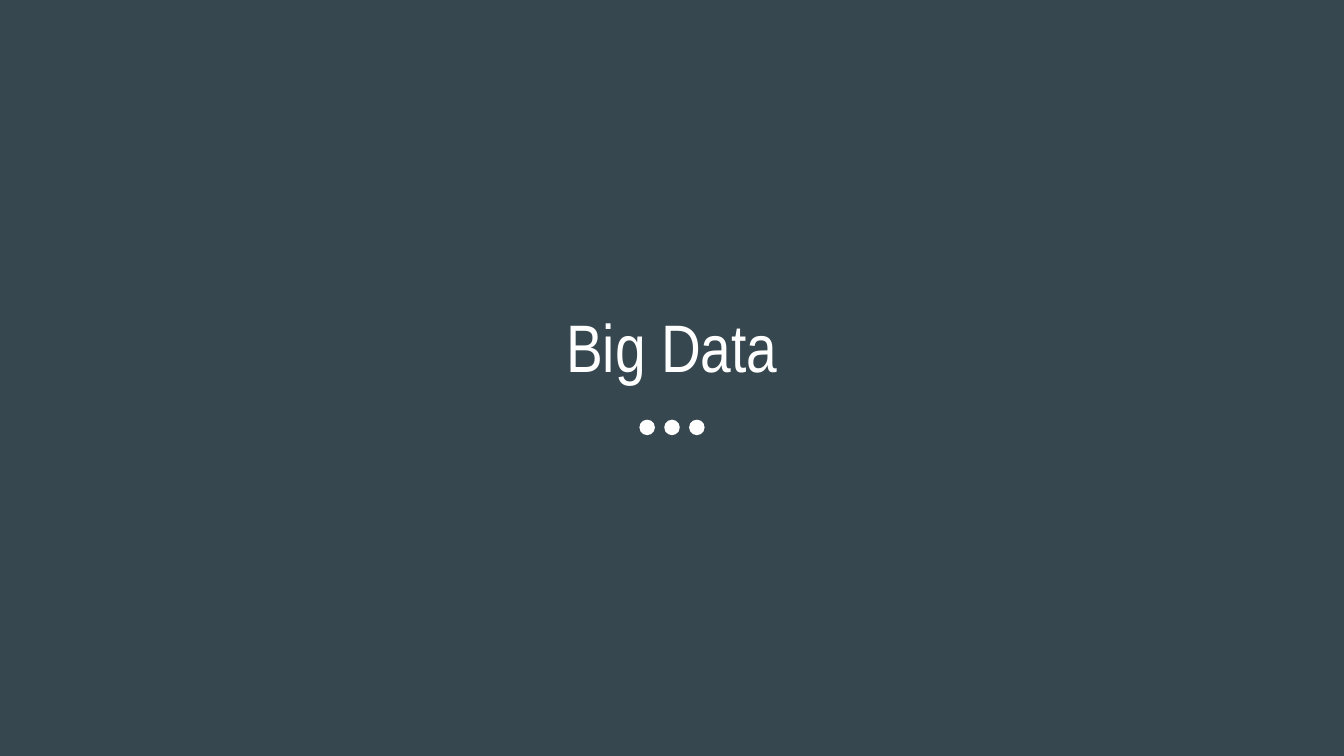
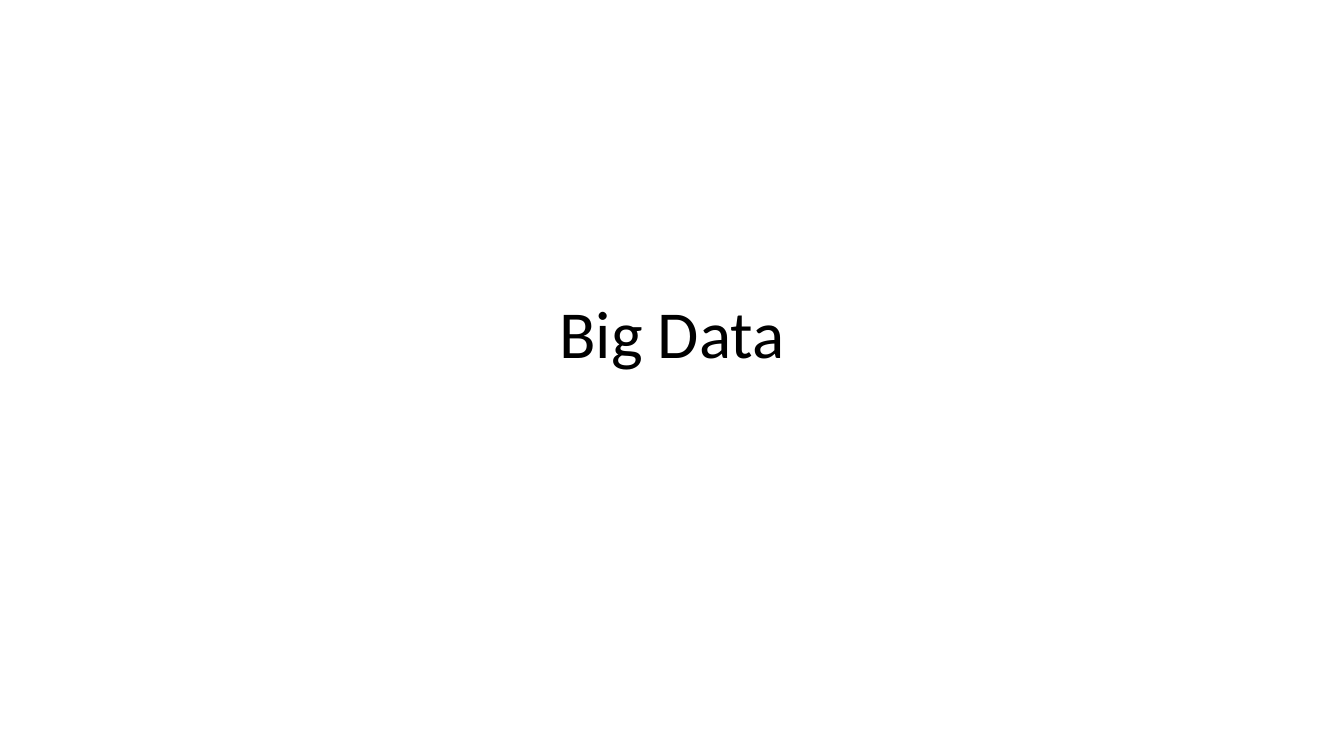
Before and after one commit to AmulyaYadav/EmergingTrendsML, a slide deck: slide 2 of pdf/Week_3/Main.pptx. Drawn at 1344x756 pixels with LibreOffice and Linux fonts; fonts in the diff are those of the drawing. Boxes give left, top, right and bottom in pixels: in the first picture for what was removed or moved away, otherwise in the second. Text is boxed around its words. In the diff, an @@ line names an element or a change of style, - is before the commit and + after.

Commit message:
Change to unified ppt theme.

```diff
--- a/pdf/Week_3/Main.pptx
+++ b/pdf/Week_3/Main.pptx
@@ background #37474F to #FFFFFF @@
@@ title "Big Data": place and size @@
-title "Big Data" at box(566, 323, 777, 385)
+title "Big Data" at box(559, 311, 785, 370)
@@ title "Big Data" at box(559, 311, 785, 370): font Arial Narrow to Calibri, text colour #FFFFFF to #000000; line spacing 1 to 0.9 @@
@@ ellipse removed at box(639, 419, 654, 435) @@
@@ ellipse removed at box(664, 419, 680, 435) @@
@@ ellipse removed at box(690, 419, 705, 435) @@
```
Also in this commit, not shown: 11 other slides changed, 6 other files.
